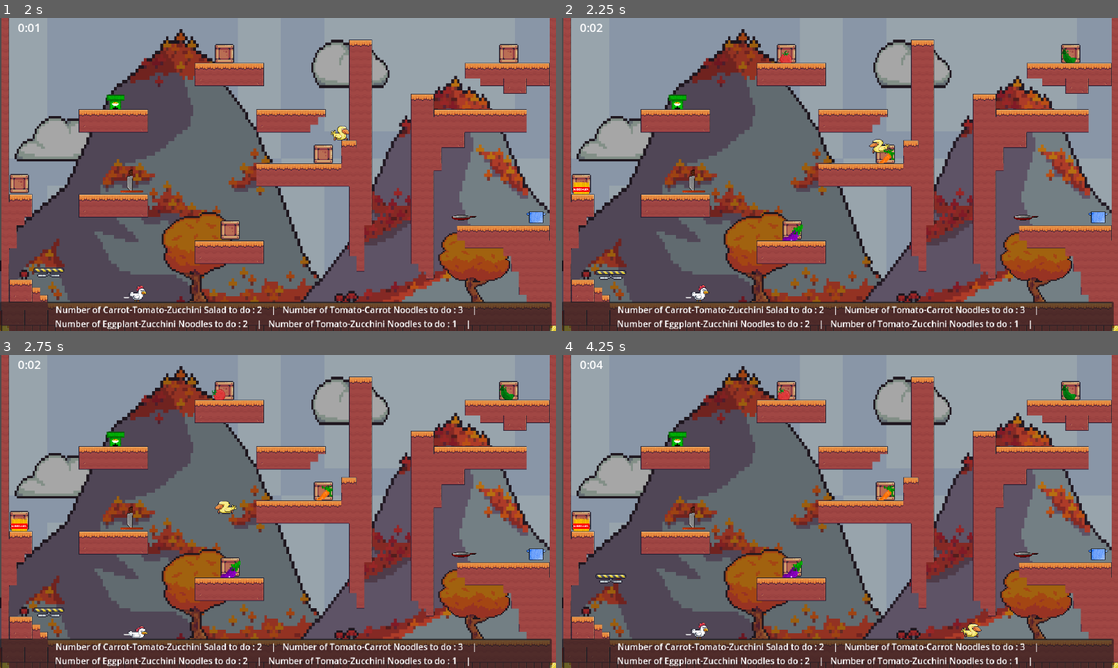
Above: before the commit, frames 1-4 (two rows, left to right).
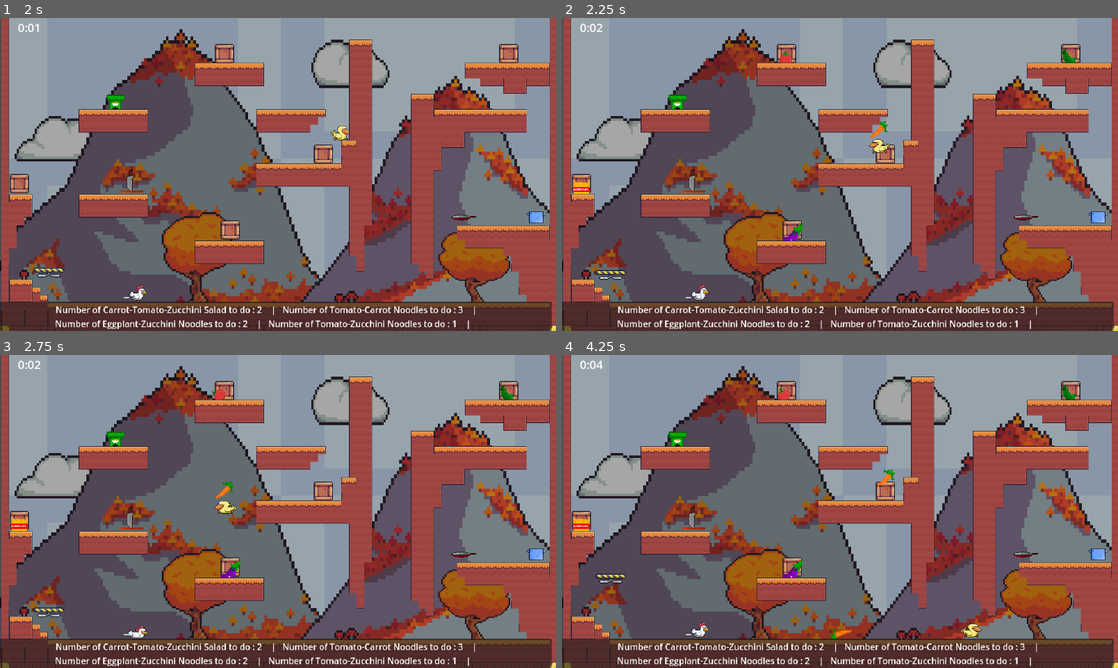
Above: after the commit, the same moments.

Repository: queer-frogs/undercooked
Game: Godot game, scene res://node.tscn
Same seed, same stepped clock (60 frames per second), same inputs: the game is played once before the commit and once after it.
Inputs:
- Up to frame 1 (2 s): hold Right (move_right_1) from 0.53 s (still down); tap Alt (dash_1) at 0.6 s; tap Shift (jump_1) at 0.77, 1.52 s; tap Q (dash_2) at 1.35 s
- Up to frame 2 (2.25 s): release Right (move_right_1) at 2.03 s; hold Left (move_left_1) from 2.03 s (still down); tap N (interact_1, bound only after the commit) at 2.1 s
- Up to frame 3 (2.75 s): keep holding Left (move_left_1)
- Up to frame 4 (4.25 s): release Left (move_left_1) at 2.78 s; hold Right (move_right_1) from 2.78 s (still down); tap E (interact_1, bound only before the commit) at 2.85 s; tap Shift (jump_1) at 3.02, 3.77 s; tap Alt (dash_1) at 3.6 s

Frame 1 is identical in both runs. In frame 2, 0.1% of the frame differs, in the area x 55-60%, y 32-47%; in frame 3, 0.1%; in frame 4, 0.2%, in the area x 48-60%, y 36-91%.

Commit message:
fix bug deuxième joueur

Diff:
--- a/project.godot
+++ b/project.godot
@@ -42,7 +42,7 @@
 }
 interact_1={
 "deadzone": 0.5,
-"events": [Object(InputEventKey,"resource_local_to_scene":false,"resource_name":"","device":-1,"window_id":0,"alt_pressed":false,"shift_pressed":false,"ctrl_pressed":false,"meta_pressed":false,"pressed":false,"keycode":0,"physical_keycode":69,"key_label":0,"unicode":101,"echo":false,"script":null)
+"events": [Object(InputEventKey,"resource_local_to_scene":false,"resource_name":"","device":0,"window_id":0,"alt_pressed":false,"shift_pressed":false,"ctrl_pressed":false,"meta_pressed":false,"pressed":false,"keycode":78,"physical_keycode":0,"key_label":0,"unicode":0,"echo":false,"script":null)
 , Object(InputEventJoypadButton,"resource_local_to_scene":false,"resource_name":"","device":0,"button_index":2,"pressure":0.0,"pressed":true,"script":null)
 ]
 }
@@ -105,6 +105,7 @@
 interact_2={
 "deadzone": 0.5,
 "events": [Object(InputEventJoypadButton,"resource_local_to_scene":false,"resource_name":"","device":1,"button_index":2,"pressure":0.0,"pressed":true,"script":null)
+, Object(InputEventKey,"resource_local_to_scene":false,"resource_name":"","device":0,"window_id":0,"alt_pressed":false,"shift_pressed":false,"ctrl_pressed":false,"meta_pressed":false,"pressed":false,"keycode":0,"physical_keycode":69,"key_label":0,"unicode":0,"echo":false,"script":null)
 ]
 }
 reset={
